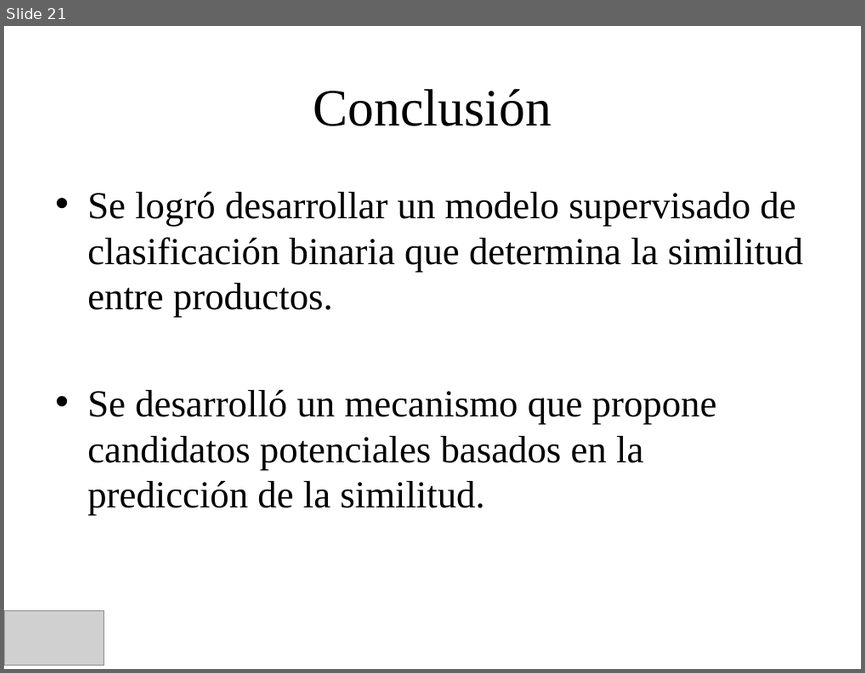
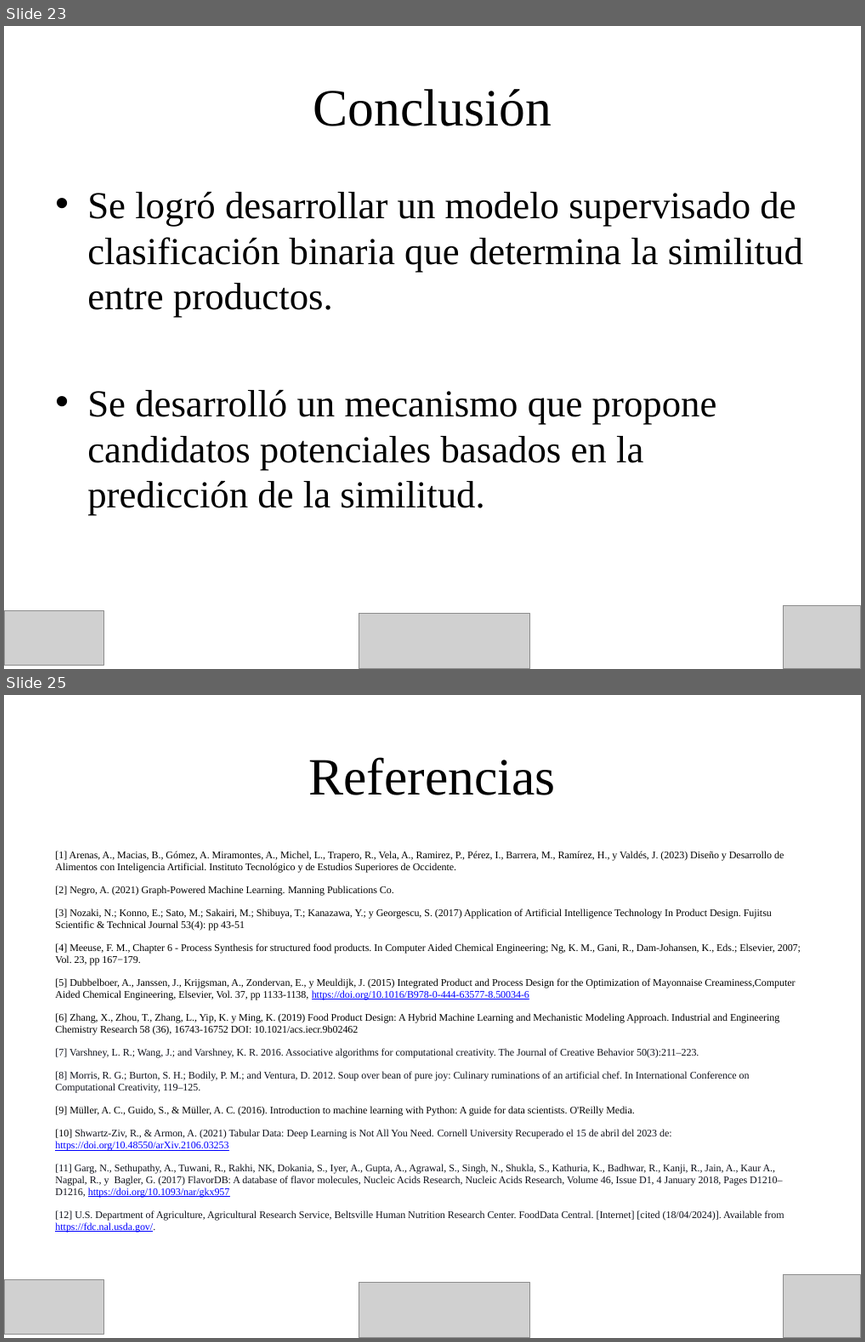
Before and after one commit to KalebAvila/ingenieria_en_alimentos, a slide deck: ai_in_food/references/comia/Generacion_de_Sustitutos_Alimentarios_Mediante_IA_Presentation.pptx. Shown one above the other, each under a label of ours: slide 21 before the commit, slides 23 and 25 after it; the slides between them are not shown. The pictures are 865x673 and 865x1342 pixels, drawn with LibreOffice and Linux fonts; fonts in the diff are those of the drawing; grey boxes stand for pictures. Boxes give left, top, right and bottom in pixels: in the first picture for what was removed or moved away, otherwise in the second. Text is boxed around its words. In the diff, an @@ line names an element or a change of style, - is before the commit and + after.

Commit message:
Incluir más documentos de referencia.

```diff
--- a/ai_in_food/references/comia/Generacion_de_Sustitutos_Alimentarios_Mediante_IA_Presentation.pptx
+++ b/ai_in_food/references/comia/Generacion_de_Sustitutos_Alimentarios_Mediante_IA_Presentation.pptx
@@ slide 25 added at bbox=[4, 695, 861, 1338], background #FFFFFF @@
@@ title added at bbox=[309, 757, 556, 795], 44 pt, text #000000 @@
+Referencias
@@ text added at bbox=[55, 851, 800, 1231], 8.6 pt, text #000000 @@
+[1] Arenas, A., Macias, B., Gómez, A. Miramontes, A., Michel, L., Trapero, R., Vela, A., Ramirez, P., Pérez, I., Barrera, M., Ramírez, H., y Valdés, J. (2023) Diseño y Desarrollo de Alimentos con Inteligencia Artificial. Instituto Tecnológico y de Estudios Superiores de Occidente.
+[2] Negro, A. (2021) Graph-Powered Machine Learning. Manning Publications Co.
+[3] Nozaki, N.; Konno, E.; Sato, M.; Sakairi, M.; Shibuya, T.; Kanazawa, Y.; y Georgescu, S. (2017) Application of Artificial Intelligence Technology In Product Design. Fujitsu Scientific & Technical Journal 53(4): pp 43-51
+[4] Meeuse, F. M., Chapter 6 - Process Synthesis for structured food products. In Computer Aided Chemical Engineering; Ng, K. M., Gani, R., Dam-Johansen, K., Eds.; Elsevier, 2007; Vol. 23, pp 167−179.
+[5] Dubbelboer, A., Janssen, J., Krijgsman, A., Zondervan, E., y Meuldijk, J. (2015) Integrated Product and Process Design for the Optimization of Mayonnaise Creaminess,Computer Aided Chemical Engineering, Elsevier, Vol. 37, pp 1133-1138, https://doi.org/10.1016/B978-0-444-63577-8.50034-6
+[6] Zhang, X., Zhou, T., Zhang, L., Yip, K. y Ming, K. (2019) Food Product Design: A Hybrid Machine Learning and Mechanistic Modeling Approach. Industrial and Engineering Chemistry Research 58 (36), 16743-16752 DOI: 10.1021/acs.iecr.9b02462
+[7] Varshney, L. R.; Wang, J.; and Varshney, K. R. 2016. Associative algorithms for computational creativity. The Journal of Creative Behavior 50(3):211–223.
+[8] Morris, R. G.; Burton, S. H.; Bodily, P. M.; and Ventura, D. 2012. Soup over bean of pure joy: Culinary ruminations of an artificial chef. In International Conference on Computational Creativity, 119–125.
+[9] Müller, A. C., Guido, S., & Müller, A. C. (2016). Introduction to machine learning with Python: A guide for data scientists. O'Reilly Media.
+[10] Shwartz-Ziv, R., & Armon, A. (2021) Tabular Data: Deep Learning is Not All You Need. Cornell University Recuperado el 15 de abril del 2023 de: https://doi.org/10.48550/arXiv.2106.03253
+[11] Garg, N., Sethupathy, A., Tuwani, R., Rakhi, NK, Dokania, S., Iyer, A., Gupta, A., Agrawal, S., Singh, N., Shukla, S., Kathuria, K., Badhwar, R., Kanji, R., Jain, A., Kaur A., Nagpal, R., y Bagler, G. (2017) FlavorDB: A database of flavor molecules, Nucleic Acids Research, Nucleic Acids Research, Volume 46, Issue D1, 4 January 2018, Pages D1210–D1216, https://doi.org/10.1093/nar/gkx957
+[12] U.S. Department of Agriculture, Agricultural Research Service, Beltsville Human Nutrition Research Center. FoodData Central. [Internet] [cited (18/04/2024)]. Available from https://fdc.nal.usda.gov/.
@@ picture added at bbox=[4, 1279, 103, 1333] @@
@@ picture added at bbox=[783, 1274, 861, 1338] @@
@@ picture added at bbox=[358, 1281, 529, 1338] @@
@@ what was slide 21 is now slide 23 @@
@@ slide 23 changed as well @@
@@ picture added at bbox=[783, 605, 861, 669] @@
@@ picture added at bbox=[358, 612, 529, 669] @@
```
Also in this commit, not shown: 18 other slides changed, 6 other slides added, 2 slides removed, 16 other files.
